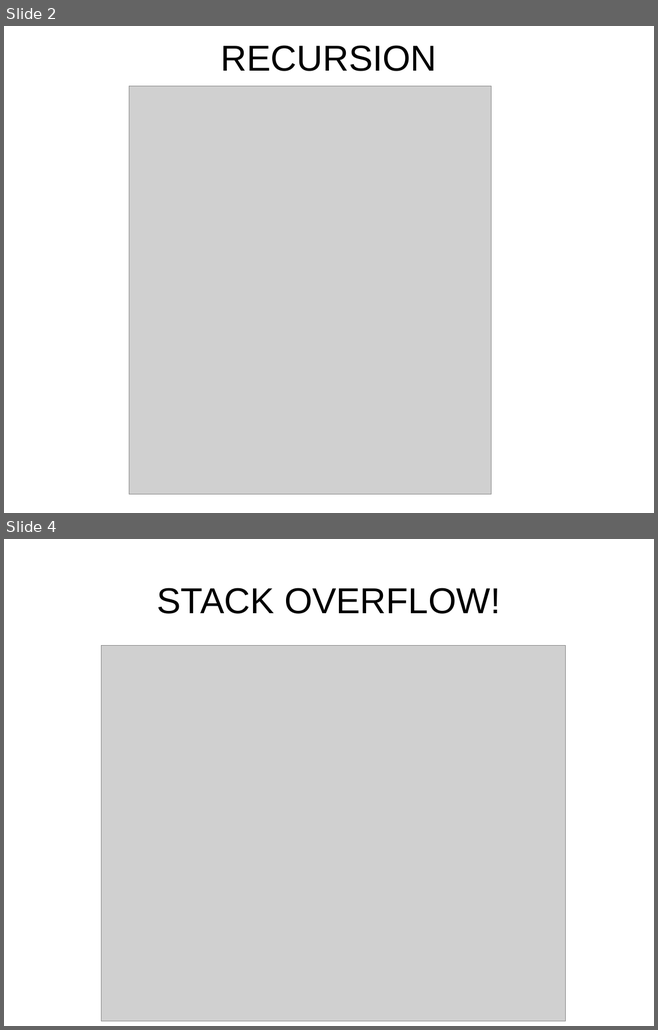
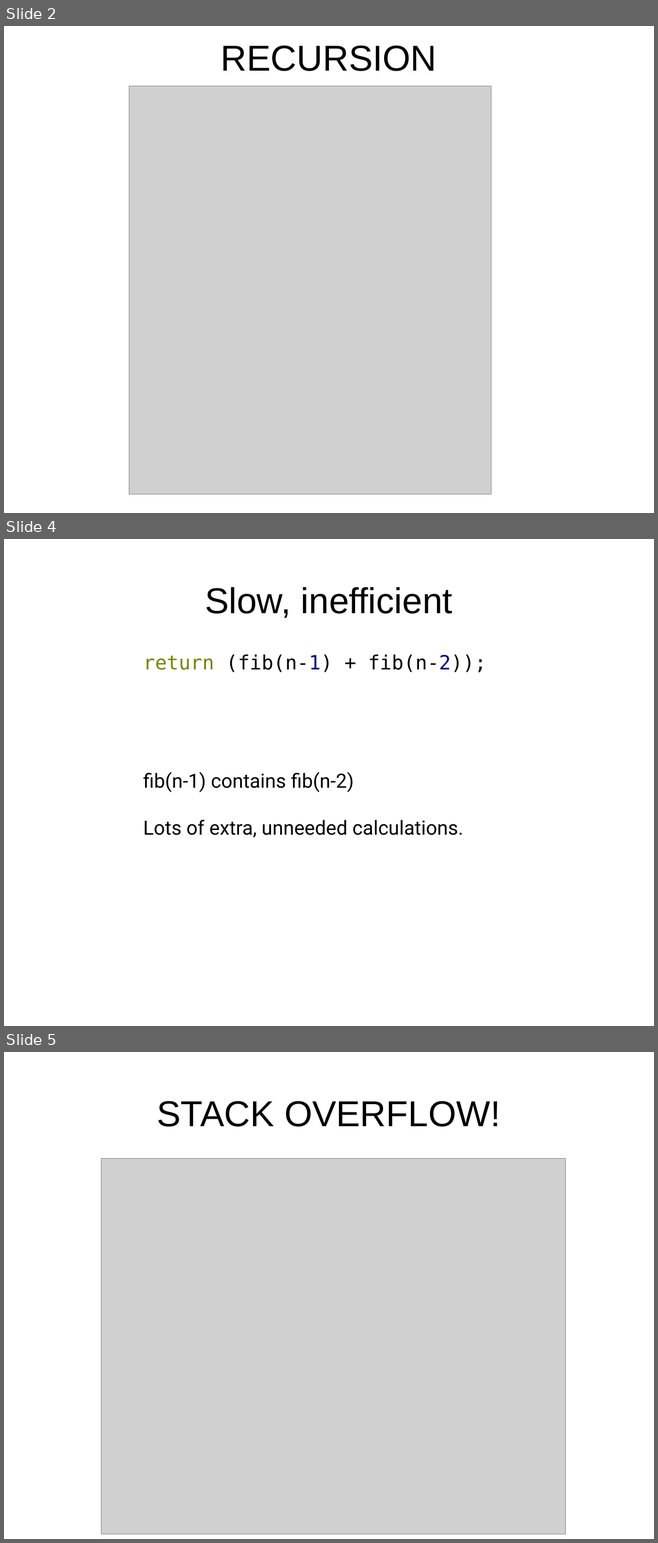
Before and after one commit to philtomson/TCO_in_gcc_talk, a slide deck: TCO_in_gcc.odp. Shown one above the other, each under a label of ours: slides 2 and 4 before the commit, slides 2, 4 and 5 after it; the slides between them are not shown. The pictures are 658x1030 and 658x1543 pixels, drawn with LibreOffice and Linux fonts; fonts in the diff are those of the drawing; grey boxes stand for pictures. Boxes give left, top, right and bottom in pixels: in the first picture for what was removed or moved away, otherwise in the second. Text is boxed around its words. In the diff, an @@ line names an element or a change of style, - is before the commit and + after.

```diff
--- a/TCO_in_gcc.odp
+++ b/TCO_in_gcc.odp
@@ slide 4 added at [4,539,654,1026], background #FFFFFF @@
@@ title added at [205,587,452,618], 44 pt, text #000000 @@
+Slow, inefficient
@@ text added at [143,654,486,838], 24 pt, text #000000 @@
+return (fib(n-1) + fib(n-2));
+fib(n-1) contains fib(n-2)
+Lots of extra, unneeded calculations.
@@ what was slide 4 is now slide 5 @@
```
Also in this commit, not shown: 1 slide changed, 1 other slide added.
